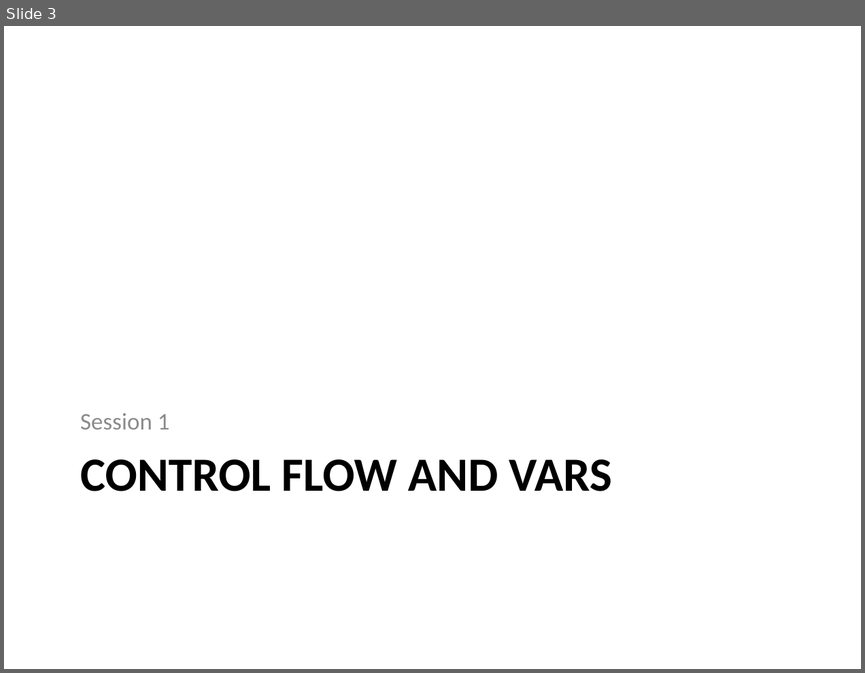
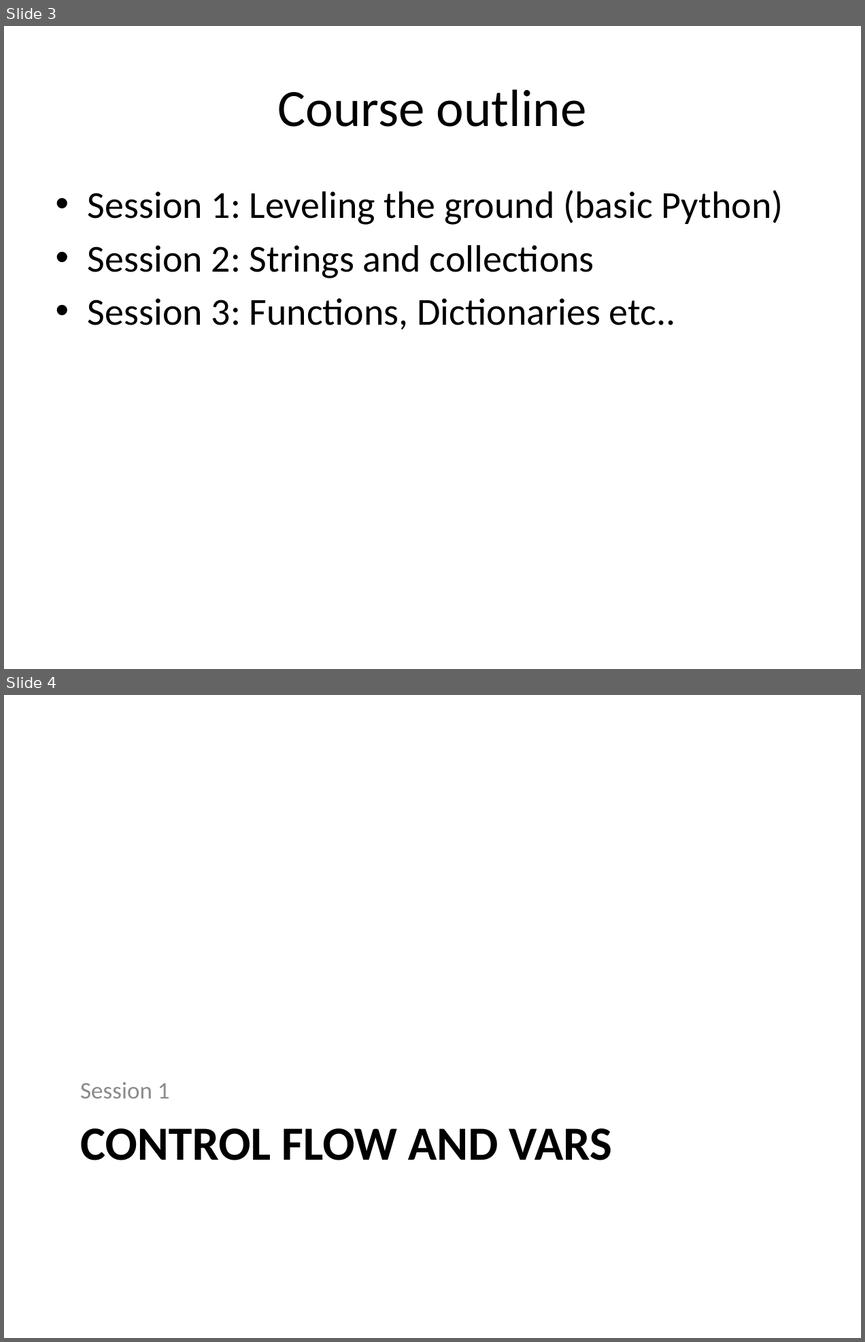
Before and after one commit to alaudo/coderdojo-python, a slide deck: dojo-presentation-intermediate.pptx. Shown one above the other, each under a label of ours: slide 3 before the commit, slides 3 and 4 after it. The pictures are 865x673 and 865x1342 pixels, drawn with LibreOffice and Linux fonts; fonts in the diff are those of the drawing. Boxes give left, top, right and bottom in pixels: in the first picture for what was removed or moved away, otherwise in the second. Text is boxed around its words. In the diff, an @@ line names an element or a change of style, - is before the commit and + after.

```diff
--- a/dojo-presentation-intermediate.pptx
+++ b/dojo-presentation-intermediate.pptx
@@ slide 3 added at box(4, 26, 861, 669), background #FFFFFF @@
@@ title added at box(278, 89, 587, 127), 44 pt, text #000000 @@
+Course outline
@@ text added at box(88, 190, 783, 329), 32 pt, text #000000 @@
+• Session 1: Leveling the ground (basic Python)
+• Session 2: Strings and collections
+• Session 3: Functions, Dictionaries etc..
@@ what was slide 3 is now slide 4 @@
```
Also in this commit, not shown: 2 slides changed.
